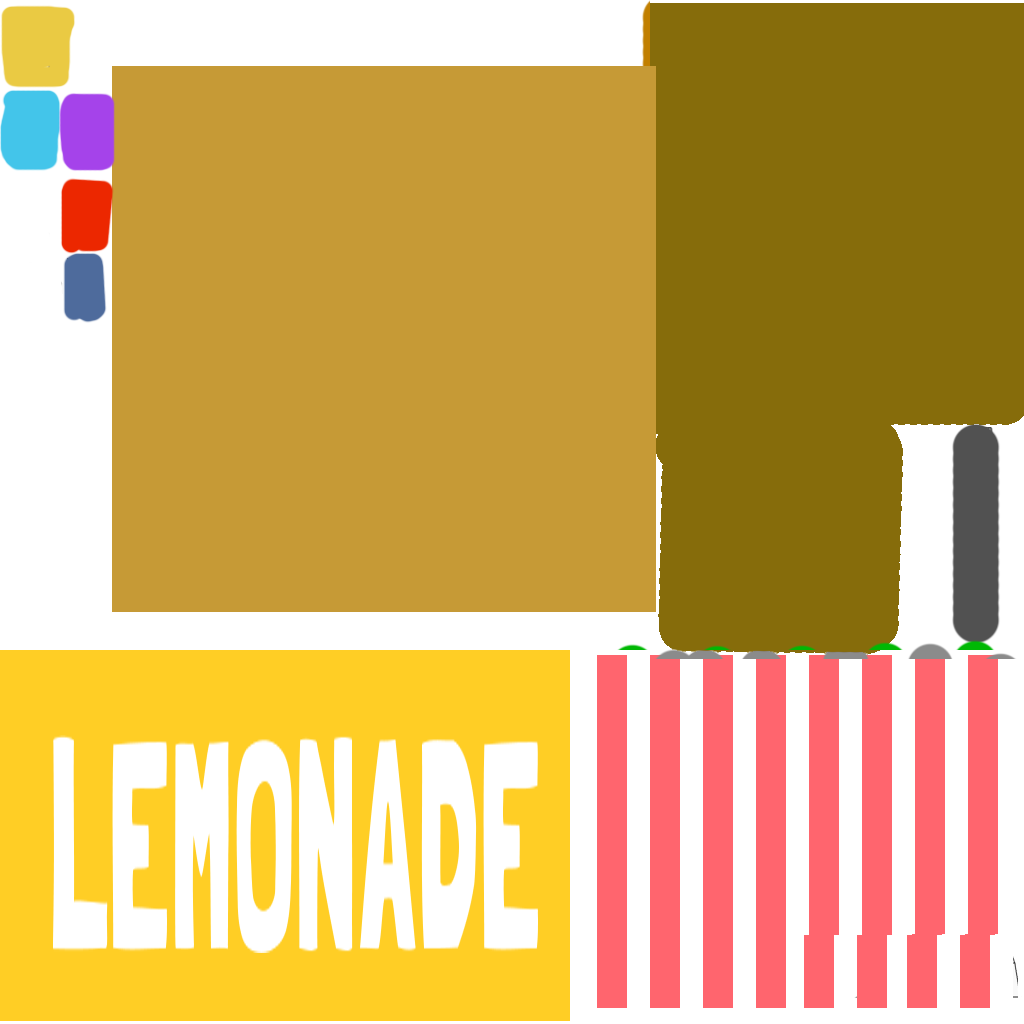
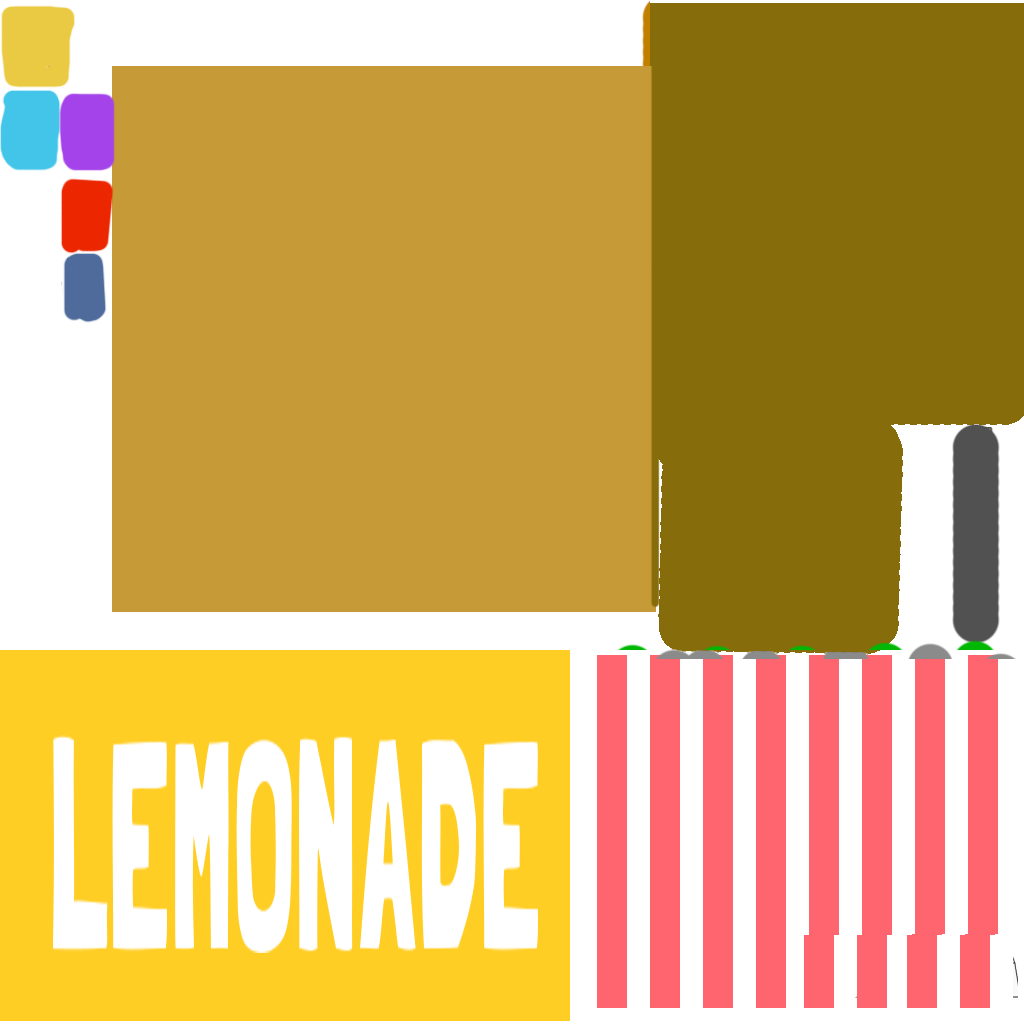
Before/after of a 1024x1024 layered artwork. What changed in the layer stack:
painted on "Rectangle 2" over (651, 66, 660, 608)
